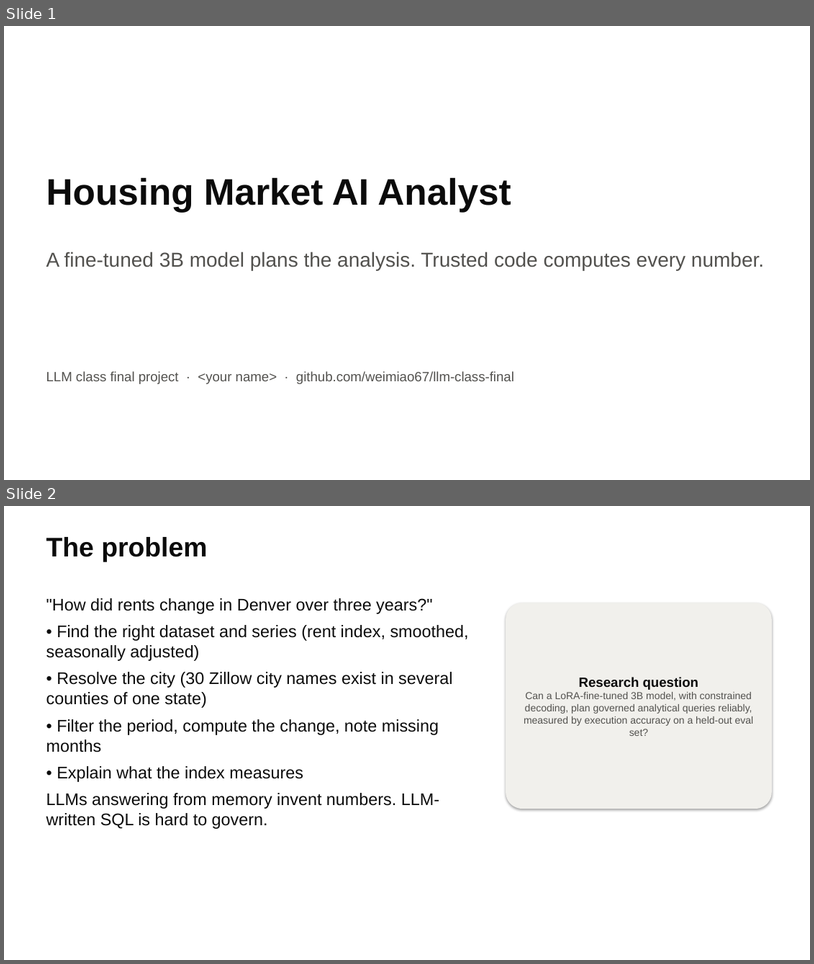
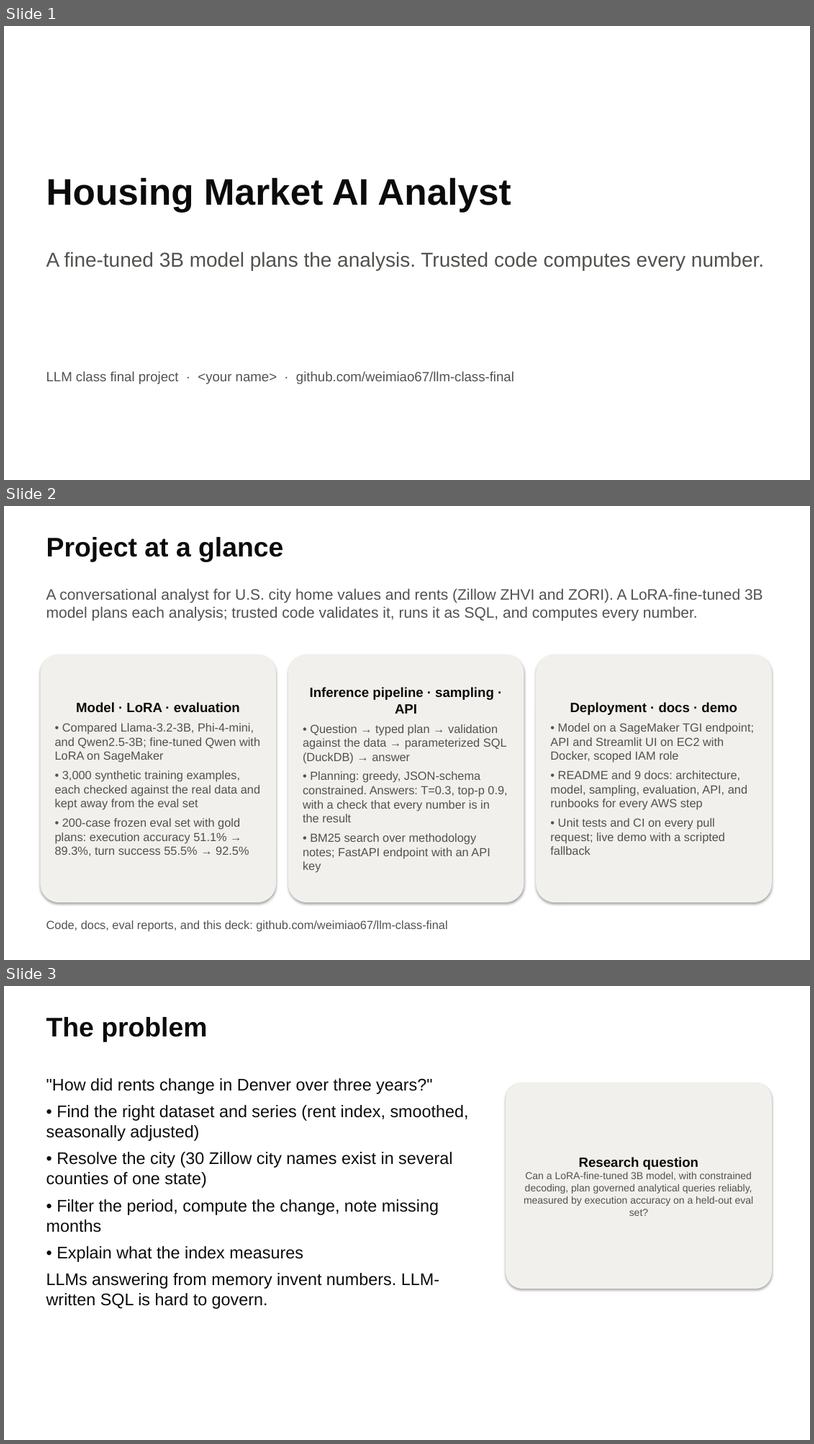
Before and after one commit to weimiao67/llm-class-final, a slide deck: docs/slides/housing-analyst.pptx. Shown one above the other, each under a label of ours: slides 1 and 2 before the commit, slides 1, 2 and 3 after it. The pictures are 814x964 and 814x1444 pixels, drawn with LibreOffice and Linux fonts; fonts in the diff are those of the drawing. Boxes give left, top, right and bottom in pixels: in the first picture for what was removed or moved away, otherwise in the second. Text is boxed around its words. In the diff, an @@ line names an element or a change of style, - is before the commit and + after.

```diff
--- a/docs/slides/housing-analyst.pptx
+++ b/docs/slides/housing-analyst.pptx
@@ slide 2 added at bbox=[4, 506, 810, 960], background #FFFFFF @@
@@ text added at bbox=[46, 537, 283, 562], 32 pt, text #0B0B0B, bold @@
+Project at a glance
@@ text added at bbox=[46, 589, 764, 620], 18 pt, text #52514E @@
+A conversational analyst for U.S. city home values and rents (Zillow ZHVI and ZORI). A LoRA-fine-tuned 3B model plans each analysis; trusted code validates it, runs it as SQL, and computes every number.
@@ rounded rectangle added at bbox=[40, 654, 276, 902], fill #F1F0EC, 14 pt, text #52514E @@
+Model · LoRA · evaluation
+• Compared Llama-3.2-3B, Phi-4-mini, and Qwen2.5-3B; fine-tuned Qwen with LoRA on SageMaker
+• 3,000 synthetic training examples, each checked against the real data and kept away from the eval set
+• 200-case frozen eval set with gold plans: execution accuracy 51.1% → 89.3%, turn success 55.5% → 92.5%
@@ rounded rectangle added at bbox=[288, 654, 525, 902], fill #F1F0EC, 14 pt, text #52514E @@
+Inference pipeline · sampling · API
+• Question → typed plan → validation against the data → parameterized SQL (DuckDB) → answer
+• Planning: greedy, JSON-schema constrained. Answers: T=0.3, top-p 0.9, with a check that every number is in the result
+• BM25 search over methodology notes; FastAPI endpoint with an API key
@@ rounded rectangle added at bbox=[536, 654, 772, 902], fill #F1F0EC, 14 pt, text #52514E @@
+Deployment · docs · demo
+• Model on a SageMaker TGI endpoint; API and Streamlit UI on EC2 with Docker, scoped IAM role
+• README and 9 docs: architecture, model, sampling, evaluation, API, and runbooks for every AWS step
+• Unit tests and CI on every pull request; live demo with a scripted fallback
@@ text added at bbox=[46, 920, 448, 932], 14 pt, text #52514E @@
+Code, docs, eval reports, and this deck: github.com/weimiao67/llm-class-final
@@ what was slide 2 is now slide 3 @@
```
Also in this commit, not shown: 8 slides changed, 2 other files.
